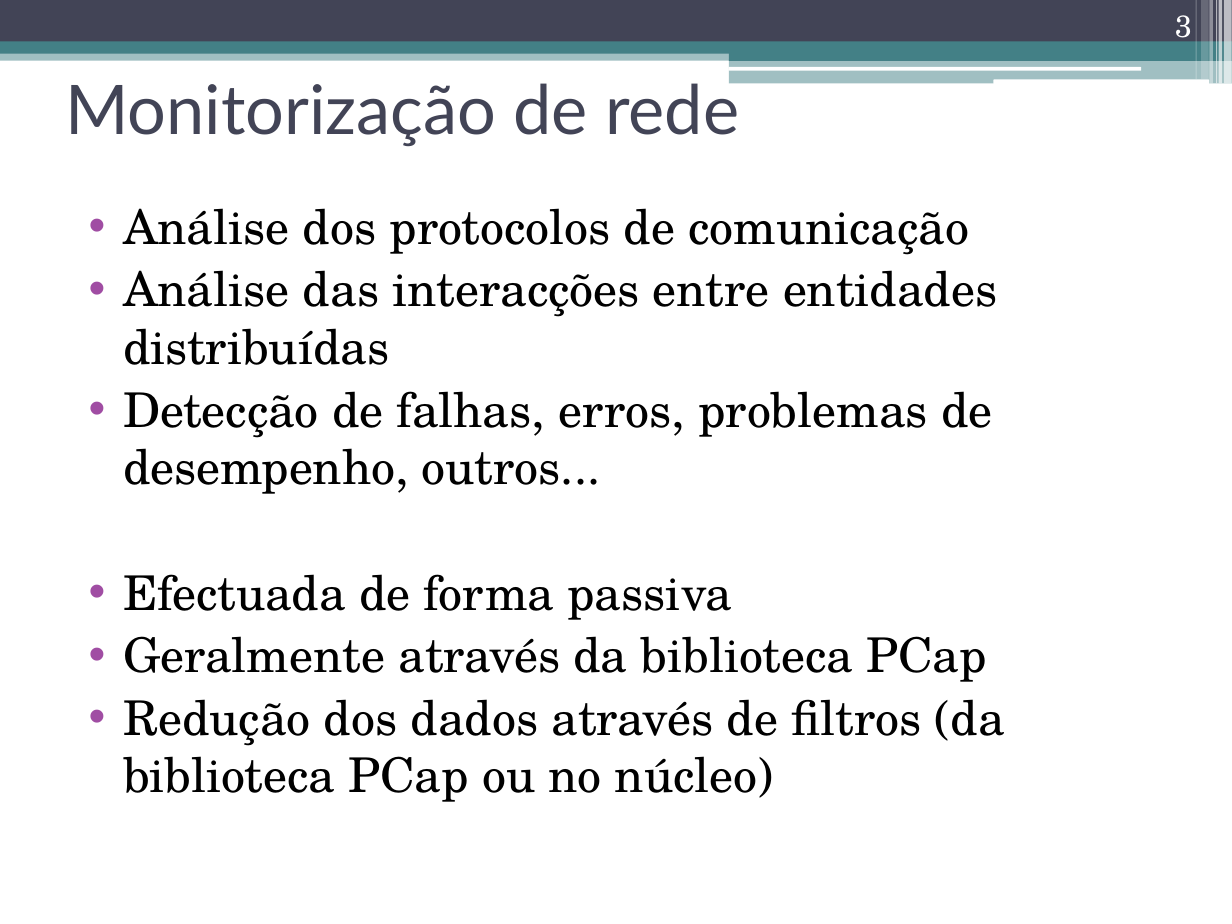
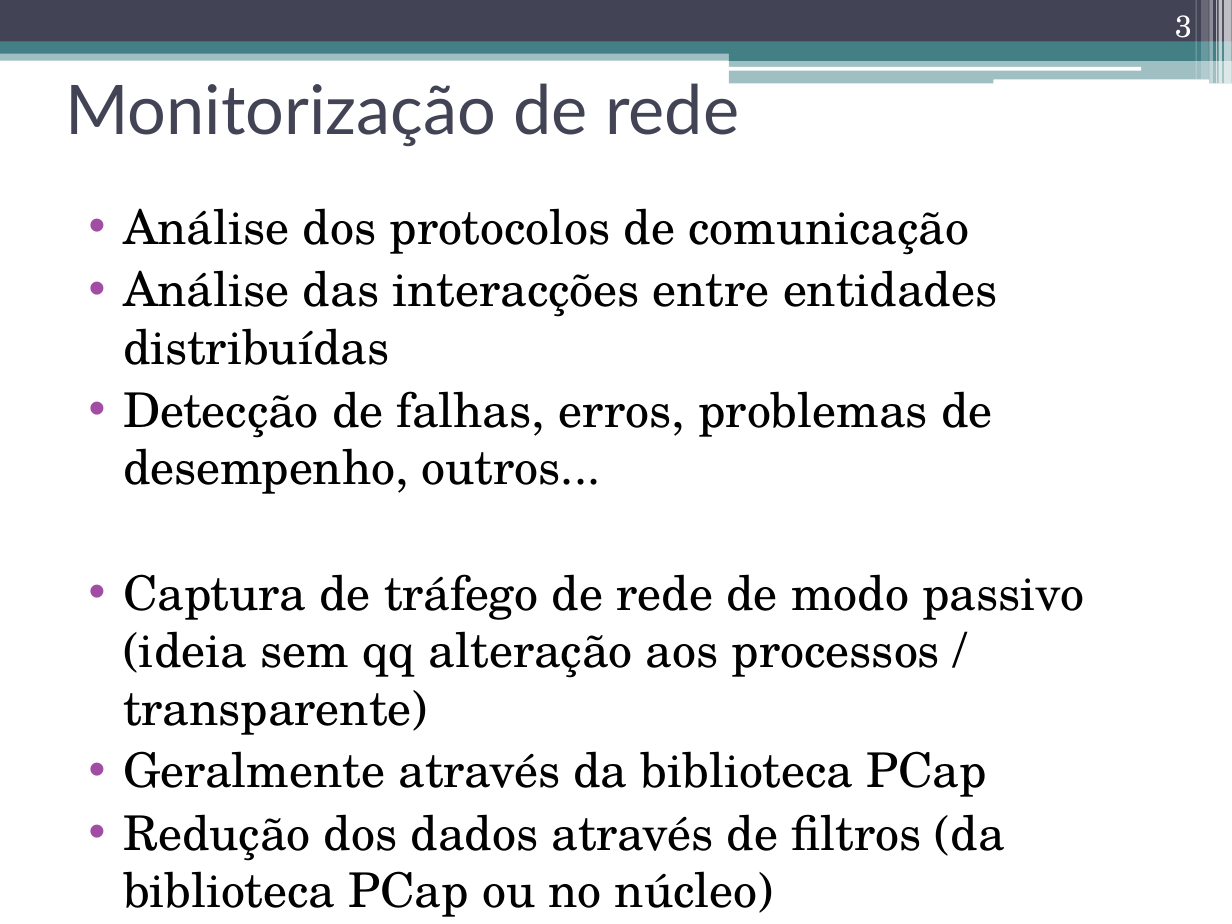
Before and after one commit to nunogmartins/cap_dissertation, a slide deck: slide 3 of doc/apresentacao_dissertacao.pptx. Drawn at 1232x924 pixels with LibreOffice and Linux fonts; fonts in the diff are those of the drawing. Boxes give left, top, right and bottom in pixels: in the first picture for what was removed or moved away, otherwise in the second. Text is boxed around its words. In the diff, an @@ line names an element or a change of style, - is before the commit and + after.

```diff
--- a/doc/apresentacao_dissertacao.pptx
+++ b/doc/apresentacao_dissertacao.pptx
@@ text at bbox=[123, 574, 1084, 735]: text changed @@
-• Efectuada de forma passiva
+• Captura de tráfego de rede de modo passivo (ideia sem qq alteração aos processos / transparente)
```
Also in this commit, not shown: 11 other slides changed.
